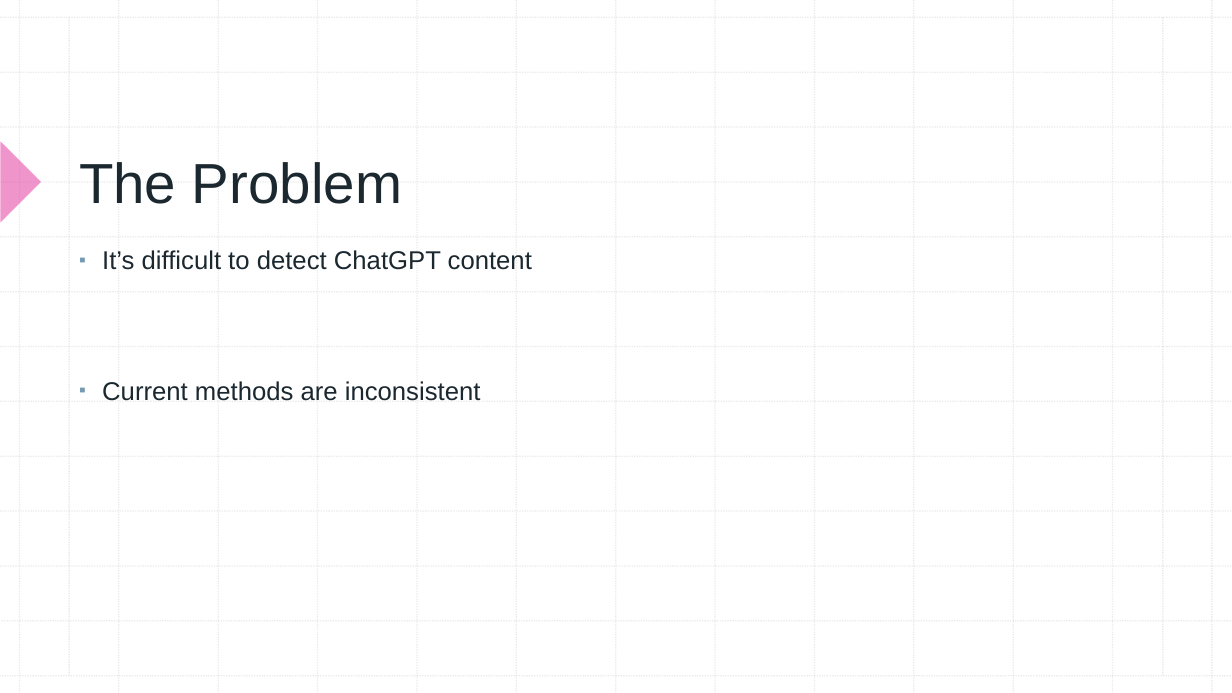
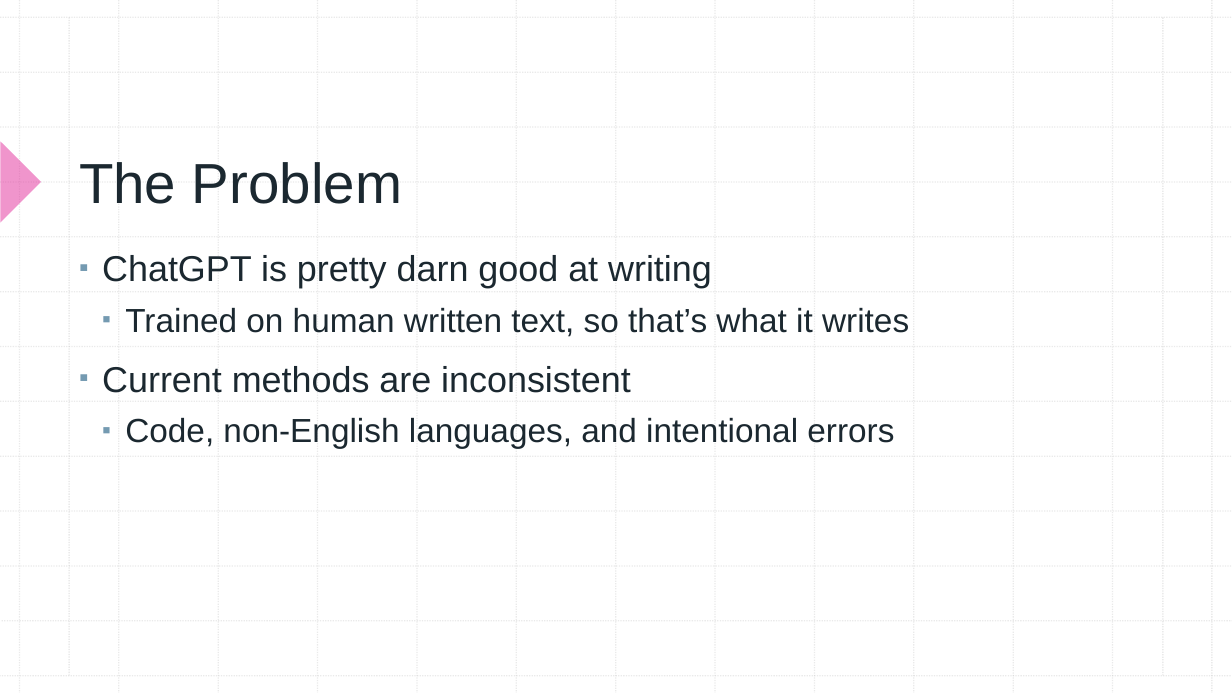
Before and after one commit to aaronomics/grad, a slide deck: slide 6 of AWEISS EMU GRC Presentation.pptx (slide 5 before the commit). Drawn at 1232x693 pixels with LibreOffice and Linux fonts; fonts in the diff are those of the drawing. Boxes give left, top, right and bottom in pixels: in the first picture for what was removed or moved away, otherwise in the second. Text is boxed around its words. In the diff, an @@ line names an element or a change of style, - is before the commit and + after.

```diff
--- a/AWEISS EMU GRC Presentation.pptx
+++ b/AWEISS EMU GRC Presentation.pptx
@@ text at <box>102,255,909,337</box>: text changed; size 20 to 26 pt @@
-▪ It’s difficult to detect ChatGPT content
+▪ ChatGPT is pretty darn good at writing
+  ▪ Trained on human written text, so that’s what it writes
@@ text at <box>102,366,631,393</box>: size 20 to 28 pt in "Current methods are inconsistent" @@
@@ text at <box>125,418,894,449</box>: paragraph added @@
+  ▪ Code, non-English languages, and intentional errors
```
Also in this commit, not shown: 6 other slides changed, 5 slides added, 2 slides removed, 5 other files.
